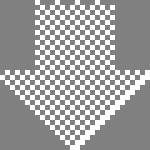
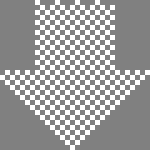
Two versions of the same layered image (w=150, h=150). Layer-by-layer changes:
added group "$FRAMES" with 4 layers above "old2" over [75, 75, 150, 150]
added layer "1" (1st of 3, in "$FRAMES") in group "$FRAMES" over [75, 75, 150, 150]
renamed "$FRAMES" to "old2", hid the group it (4 layers) over [75, 75, 150, 150]
